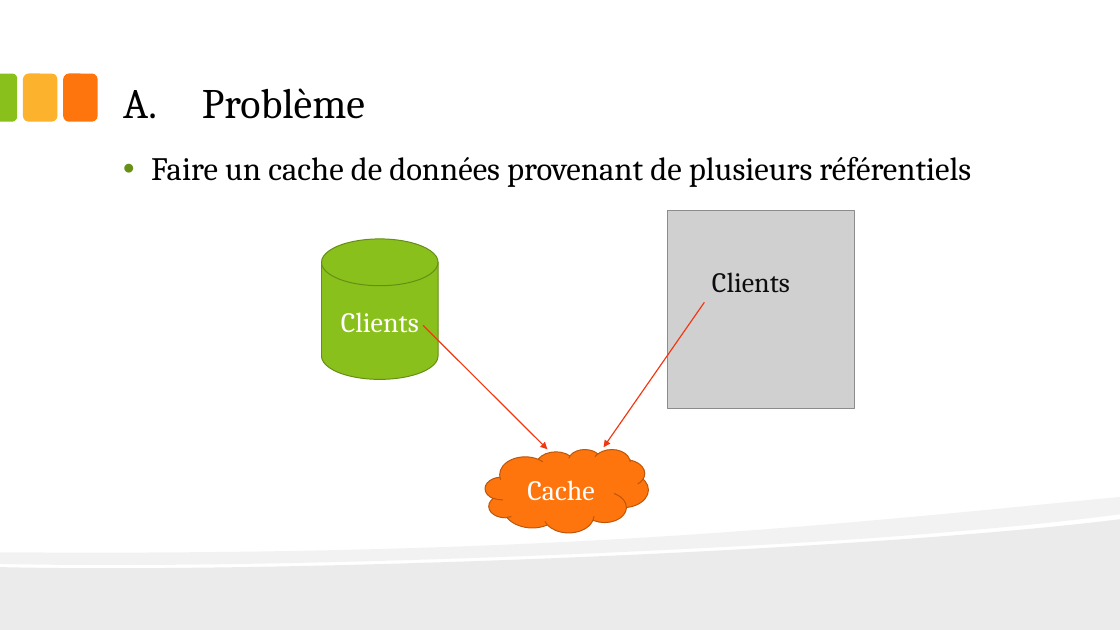
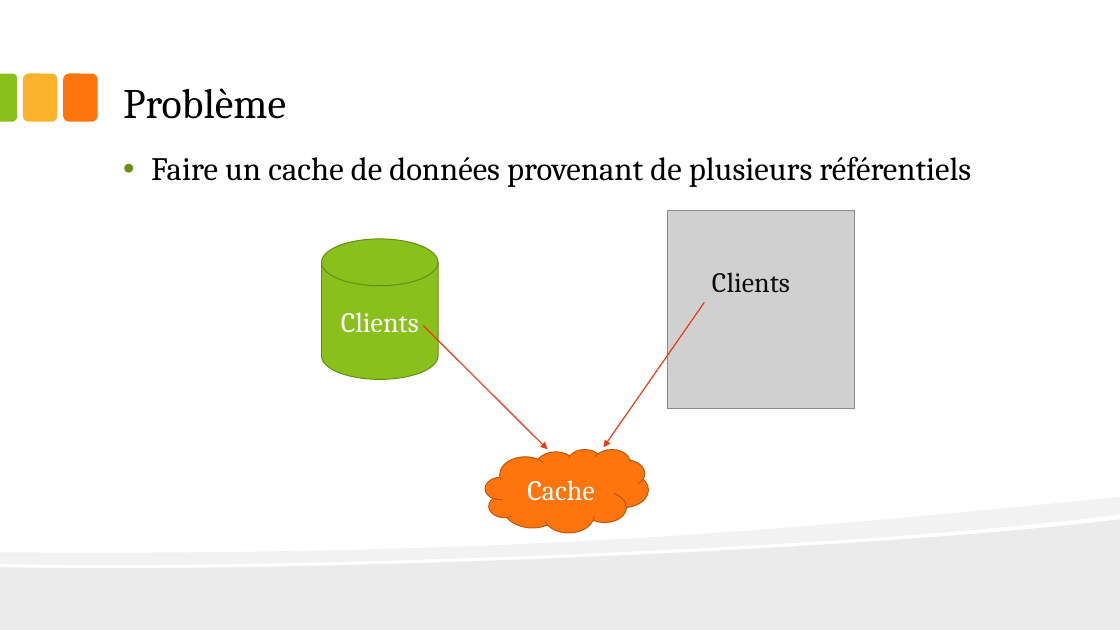
Before and after one commit to omebarki/meetuppatterns, a slide deck: slide 5 of doc/Patterns.pptx. Drawn at 1120x630 pixels with LibreOffice and Linux fonts; fonts in the diff are those of the drawing; grey boxes stand for pictures. Boxes give left, top, right and bottom in pixels: in the first picture for what was removed or moved away, otherwise in the second. Text is boxed around its words. In the diff, an @@ line names an element or a change of style, - is before the commit and + after.

```diff
--- a/doc/Patterns.pptx
+++ b/doc/Patterns.pptx
@@ title "Problème" at <box>123,88,286,119</box>: bullet A. to none @@
```
Also in this commit, not shown: 4 other slides changed, 4 slides added, 7 slides removed, 11 other files.
